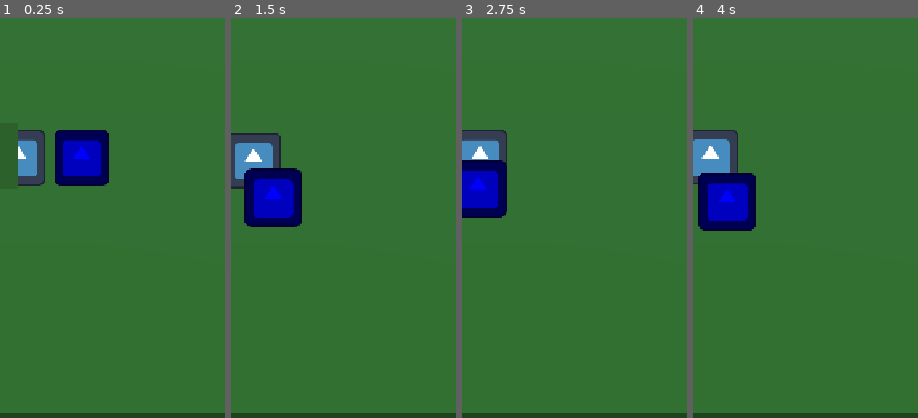
Above: before the commit, frames 1-4 (left to right).
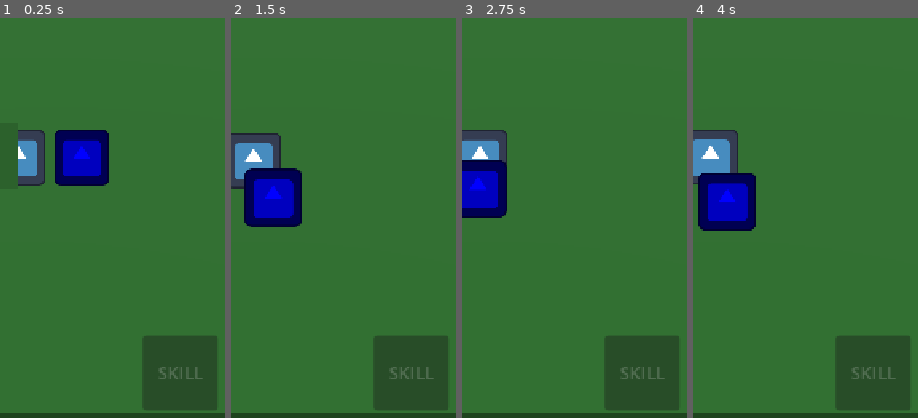
Above: after the commit, the same moments.

Repository: Usobanana/antigravity-prototype_TOH
Game: Godot game, scene res://scenes/levels/Field.tscn
Two runs of this game, one before a commit and one after it. Both use one fixed random seed, a clock stepped at 60 frames per second and the inputs below. The engine's default icon, where the game draws it, is replaced by a stand-in: a white triangle on a blue panel in a dark square.
Inputs (mouse positions are % of the whole screen's width and height, from its top left):
- Up to frame 1 (0.25 s): no input
- Up to frame 2 (1.5 s): tap Enter at 0.5 s; drag from (50, 50) to (60, 28) at 0.52 s; drag from (30, 55) to (45, 70) at 1.27 s
- Up to frame 3 (2.75 s): move the mouse to (60, 28) at 2.02 s; click (60, 28) at 2.17 s
- Up to frame 4 (4 s): tap Space at 2.75 s; drag from (45, 70) to (20, 35) at 2.77 s; move the mouse to (80, 65) at 3.52 s; click (80, 65) at 3.67 s
The pictures show only the part of the screen within x 46-96%, y 31-81%; the shares and areas given below are measured in that part.

The runs differ from the first frame. In frame 1, 6.1% of the frame differs, in the area x 63-97%, y 79-98%; in frame 2, 6.1%; in frame 3, 6.1%; in frame 4, 6.1%.

Commit message:
Add Active Skill mechanism to Player and HUD

Diff:
--- a/antigravity-prototype-toh/scenes/ui/HUD.tscn
+++ b/antigravity-prototype-toh/scenes/ui/HUD.tscn
@@ -63,6 +63,42 @@
 size_flags_vertical = 4
 text = "Return"
 
+[node name="SkillArea" type="Control" parent="UIContainer"]
+layout_mode = 1
+anchors_preset = 3
+anchor_left = 1.0
+anchor_top = 1.0
+anchor_right = 1.0
+anchor_bottom = 1.0
+offset_left = -160.0
+offset_top = -380.0
+offset_right = -40.0
+offset_bottom = -260.0
+grow_horizontal = 0
+grow_vertical = 0
+
+[node name="SkillProgress" type="ProgressBar" parent="UIContainer/SkillArea"]
+layout_mode = 1
+anchors_preset = 15
+anchor_right = 1.0
+anchor_bottom = 1.0
+grow_horizontal = 2
+grow_vertical = 2
+theme_override_colors/font_color = Color(1, 1, 1, 1)
+value = 0.0
+fill_mode = 3
+show_percentage = false
+
+[node name="SkillButton" type="Button" parent="UIContainer/SkillArea"]
+layout_mode = 1
+anchors_preset = 15
+anchor_right = 1.0
+anchor_bottom = 1.0
+grow_horizontal = 2
+grow_vertical = 2
+theme_override_font_sizes/font_size = 28
+text = "SKILL"
+
 [node name="UpgradeButton" type="Button" parent="UIContainer"]
 visible = false
 custom_minimum_size = Vector2(150, 60)
--- a/antigravity-prototype-toh/scripts/components/hud.gd
+++ b/antigravity-prototype-toh/scripts/components/hud.gd
@@ -6,6 +6,10 @@
 @onready var resource_label = $UIContainer/BottomArea/HBoxContainer/ResourceLabel
 @onready var return_button = $UIContainer/BottomArea/HBoxContainer/ReturnButton
 @onready var upgrade_button = $UIContainer/UpgradeButton
+
+@onready var skill_area = $UIContainer/SkillArea
+@onready var skill_progress = $UIContainer/SkillArea/SkillProgress
+@onready var skill_button = $UIContainer/SkillArea/SkillButton
 
 var current_facility: Node3D = null
 
@@ -16,6 +20,8 @@
 		return_button.pressed.connect(_on_return_pressed)
 	if upgrade_button:
 		upgrade_button.pressed.connect(_on_upgrade_pressed)
+	if skill_button:
+		skill_button.pressed.connect(_on_skill_pressed)
 
 	# シーンに応じてボタンの文字を変更
 	if get_tree().current_scene and get_tree().current_scene.name == "Base":
@@ -30,6 +36,20 @@
 
 		# パーティ数の更新表示
 		update_party_count(GameStateManager.max_party_size)
+
+func _process(_delta: float) -> void:
+	var players = get_tree().get_nodes_in_group("Player")
+	if players.size() > 0 and skill_progress and skill_button:
+		var p = players[0]
+		if "skill_energy" in p and "max_skill_energy" in p:
+			skill_progress.value = (float(p.skill_energy) / float(p.max_skill_energy)) * 100.0
+
+			if p.skill_energy >= p.max_skill_energy:
+				skill_button.disabled = false
+				skill_button.modulate = Color(1.0, 0.5, 0.0) # 準備完了はオレンジ色
+			else:
+				skill_button.disabled = true
+				skill_button.modulate = Color(1.0, 1.0, 1.0, 0.5)
 
 func update_party_count(max_val: int) -> void:
 	party_label.text = "Party Size: %d" % max_val
@@ -77,3 +97,9 @@
 	var players = get_tree().get_nodes_in_group("Player")
 	if players.size() > 0:
 		players[0].set_input_vector(direction)
+
+func _on_skill_pressed() -> void:
+	var players = get_tree().get_nodes_in_group("Player")
+	if players.size() > 0:
+		if players[0].has_method("use_skill"):
+			players[0].use_skill()
--- a/antigravity-prototype-toh/scripts/components/player.gd
+++ b/antigravity-prototype-toh/scripts/components/player.gd
@@ -23,9 +23,14 @@
 var knockback_timer: float = 0.0
 var knockback_velocity: Vector3 = Vector3.ZERO
 
+var skill_energy: float = 0.0
+var max_skill_energy: float = 100.0
+
 const TargetMarkerScene = preload("res://scenes/ui/TargetMarker.tscn")
 const GatherProgressScene = preload("res://scenes/ui/GatherProgress.tscn")
 const GatherEffectScene = preload("res://scenes/objects/GatherEffect.tscn")
+const FloatingTextScene = preload("res://scenes/ui/FloatingText.tscn")
+
 var active_marker: Node3D = null
 var active_progress: Node3D = null
 
@@ -116,6 +121,10 @@
 						if GameStateManager:
 							total_damage += GameStateManager.player_damage_bonus
 						target.take_damage(total_damage, hit_dir)
+
+						# 攻撃ヒット時にスキルゲージを溜める
+						skill_energy = min(skill_energy + 10.0, max_skill_energy)
+
 					attack_timer = attack_interval
 		State.GATHER:
 			if _get_closest_enemy() != null:
@@ -216,3 +225,31 @@
 				min_dist = dist
 				closest = item
 	return closest
+
+func use_skill() -> void:
+	if skill_energy < max_skill_energy:
+		return
+
+	# ゲージを全消費
+	skill_energy = 0.0
+
+	# 周囲のすべての敵に大ダメージを与える
+	if enemy_detector:
+		var enemies = enemy_detector.get_overlapping_bodies()
+		for enemy in enemies:
+			if enemy.is_in_group("Enemy") and enemy.has_method("take_damage"):
+				var hit_dir = enemy.global_position - global_position
+				hit_dir.y = 0
+				var skill_damage = attack_damage * 5 # 必殺技は通常攻撃の5倍ダメージ
+				if GameStateManager:
+					skill_damage += GameStateManager.player_damage_bonus * 5
+				enemy.take_damage(skill_damage, hit_dir)
+
+				# ヒット時に敵の上に専用テキストを浮かせる（任意）
+				if FloatingTextScene:
+					var txt_origin = FloatingTextScene.instantiate()
+					get_tree().current_scene.add_child(txt_origin)
+					txt_origin.global_position = enemy.global_position
+					txt_origin.global_position.y += 2.0
+					if txt_origin.has_method("set_message"):
+						txt_origin.set_message("SMASH!!")
